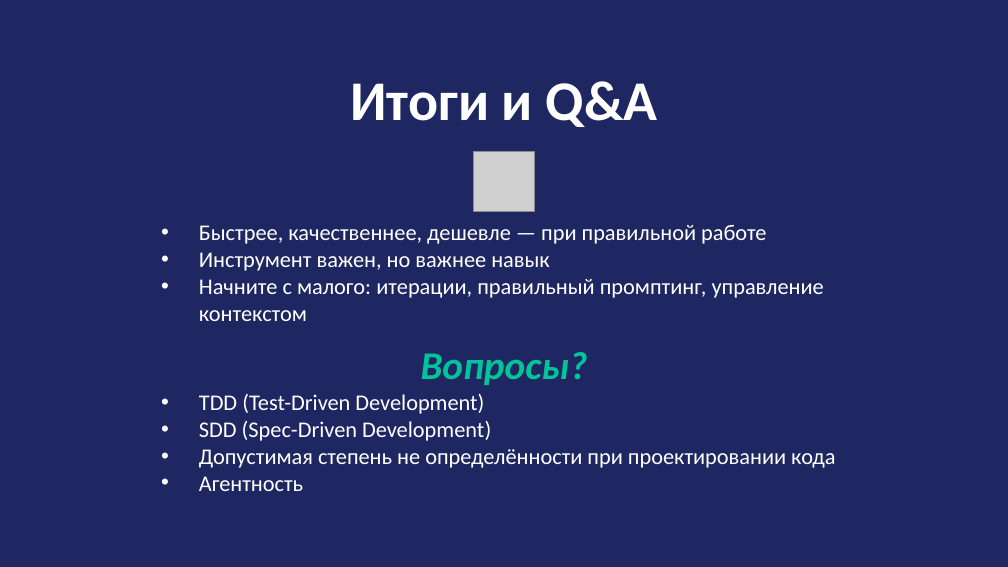
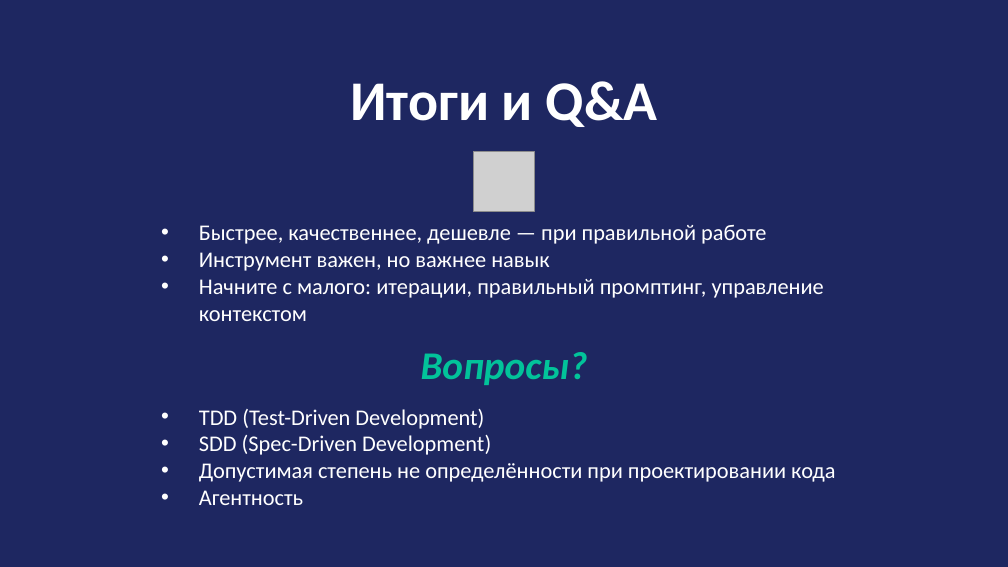
Before and after one commit to Air-Erik/workshop-ai, a slide deck: slide 25 of docs/slides/AI_Cursor_Workshop.pptx. Drawn at 1008x567 pixels with LibreOffice and Linux fonts; fonts in the diff are those of the drawing; grey boxes stand for pictures. Boxes give left, top, right and bottom in pixels: in the first picture for what was removed or moved away, otherwise in the second. Text is boxed around its words. In the diff, an @@ line names an element or a change of style, - is before the commit and + after.

```diff
--- a/docs/slides/AI_Cursor_Workshop.pptx
+++ b/docs/slides/AI_Cursor_Workshop.pptx
@@ text "TDD (Test-Driven Development)": place and size @@
-text "TDD (Test-Driven Development)" at box(199, 394, 835, 491)
+text "TDD (Test-Driven Development)" at box(199, 409, 835, 505)
```
Also in this commit, not shown: 5 other slides changed.
